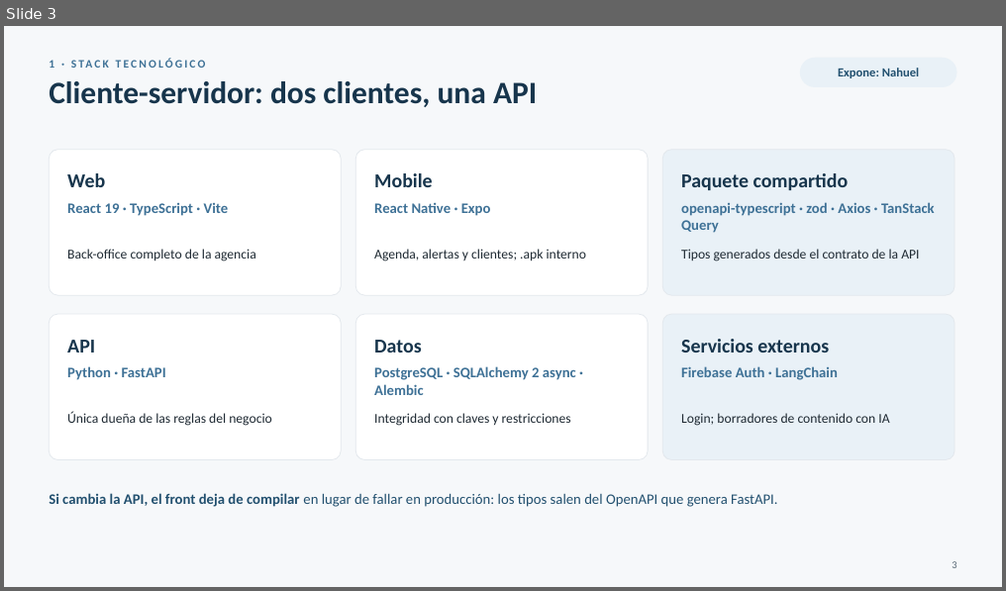
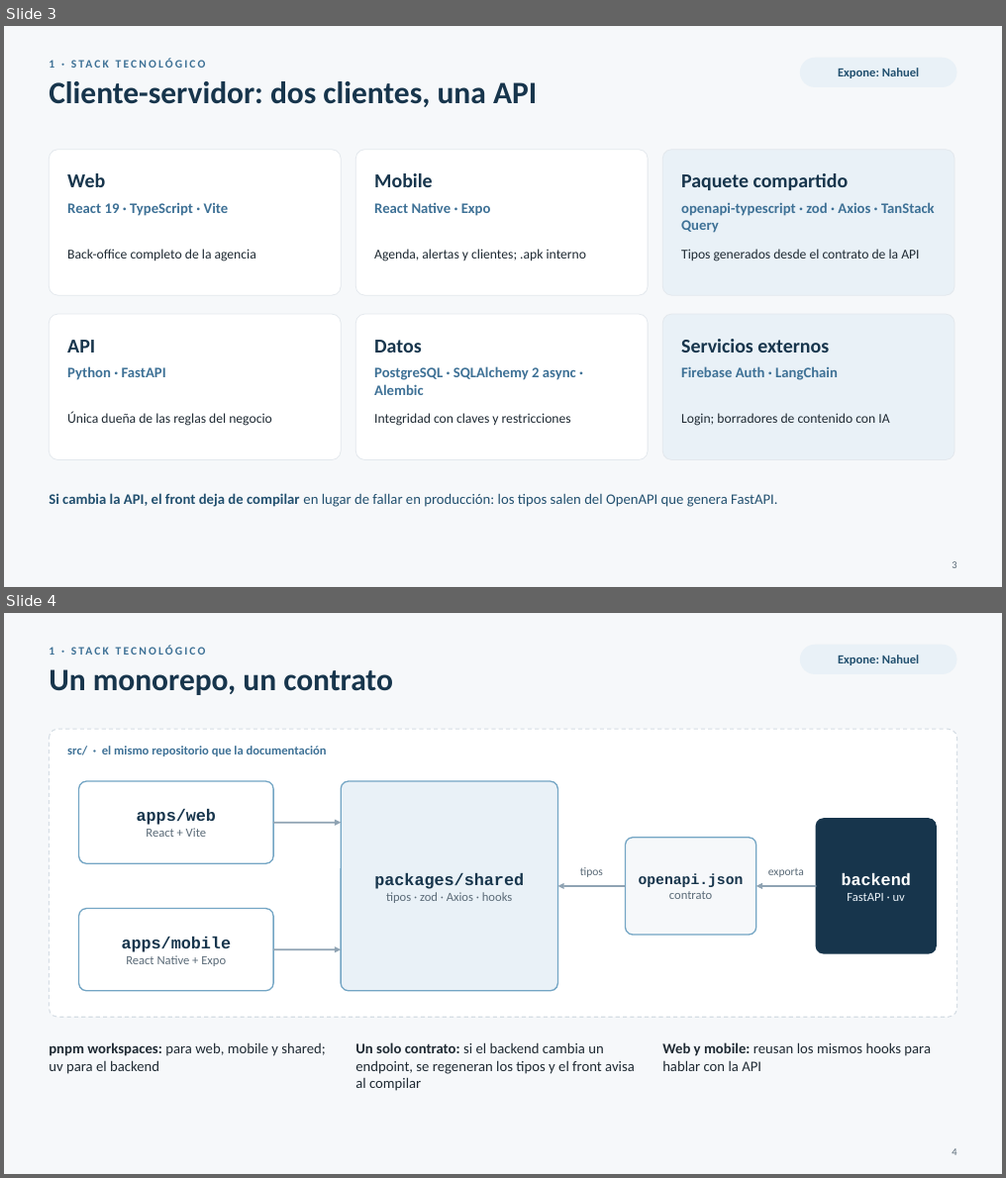
Before and after one commit to FranLuciano04/Vault-Rumbo, a slide deck: 07-Entregables/Video IA/Rumbo — parte técnica (presentación).pptx. Shown one above the other, each under a label of ours: slide 3 before the commit, slides 3 and 4 after it. The pictures are 1006x591 and 1006x1178 pixels, drawn with LibreOffice and Linux fonts; fonts in the diff are those of the drawing. Boxes give left, top, right and bottom in pixels: in the first picture for what was removed or moved away, otherwise in the second. Text is boxed around its words. In the diff, an @@ line names an element or a change of style, - is before the commit and + after.

```diff
--- a/07-Entregables/Video IA/Rumbo — parte técnica (presentación).pptx
+++ b/07-Entregables/Video IA/Rumbo — parte técnica (presentación).pptx
@@ slide 4 added at [4, 613, 1002, 1174], background #F6F8FA @@
@@ text added at [49, 647, 54, 655], 11 pt, text #3E7196, bold @@
+1 · STACK TECNOLÓGICO
@@ text added at [49, 669, 393, 695], 30 pt, text #17354C, bold @@
+Un monorepo, un contrato
@@ rounded rectangle added at [800, 645, 957, 674], fill #E9F1F7 @@
@@ text added at [838, 655, 919, 665], 12 pt, text #22506F, bold @@
+Expone: Nahuel
@@ rounded rectangle added at [49, 729, 957, 1017], fill #FFFFFF, outline #D5DDE4 1 pt dashed @@
@@ text added at [67, 746, 327, 757], 12 pt, text #3E7196, bold @@
+src/ · el mismo repositorio que la documentación
@@ rounded rectangle added at [79, 781, 273, 863], fill #FFFFFF, outline #73A5C4 1.25 pt @@
@@ rounded rectangle added at [341, 781, 558, 991], fill #E9F1F7, outline #73A5C4 1.25 pt @@
@@ text added at [137, 809, 216, 837], 12 pt, text #5B6B78 @@
+apps/web
+React + Vite
@@ rounded rectangle added at [816, 819, 936, 954], fill #17354C, outline #17354C 1.25 pt @@
@@ arrow added from (273, 823) to (341, 823), #8FA3B3 1.75 pt @@
@@ rounded rectangle added at [626, 838, 756, 935], fill #F6F8FA, outline #73A5C4 1.25 pt @@
@@ text added at [374, 873, 524, 903], 12 pt, text #5B6B78 @@
+packages/shared
+tipos · zod · Axios · hooks
@@ text added at [580, 867, 603, 877], 11 pt, text #5B6B78 @@
+tipos
@@ text added at [639, 873, 744, 899], 14 pt, text #17354C, bold @@
+openapi.json
+contrato
@@ text added at [768, 868, 804, 877], 11 pt, text #5B6B78 @@
+exporta
@@ text added at [842, 873, 911, 901], 12 pt, text #E9F1F7 @@
+backend
+FastAPI · uv
@@ rounded rectangle added at [79, 909, 273, 991], fill #FFFFFF, outline #73A5C4 1.25 pt @@
@@ arrow added from (626, 886) to (558, 886), #8FA3B3 1.75 pt @@
@@ arrow added from (816, 886) to (756, 886), #8FA3B3 1.75 pt @@
@@ text added at [122, 937, 232, 966], 12 pt, text #5B6B78 @@
+apps/mobile
+React Native + Expo
@@ arrow added from (273, 950) to (341, 950), #8FA3B3 1.75 pt @@
@@ text added at [49, 1043, 325, 1074], 14 pt, text #1F2A33 @@
+pnpm workspaces: para web, mobile y shared; uv para el backend
@@ text added at [355, 1043, 635, 1091], 14 pt, text #1F2A33 @@
+Un solo contrato: si el backend cambia un endpoint, se regeneran los tipos y el front avisa al compilar
@@ text added at [662, 1043, 931, 1071], 14 pt, text #1F2A33 @@
+Web y mobile: reusan los mismos hooks para hablar con la API
@@ text added at [951, 1149, 956, 1156], 10 pt, text #5B6B78 @@
+4
```
Also in this commit, not shown: 9 slides changed, 2 other slides added, 8 slides removed, 3 other files.
